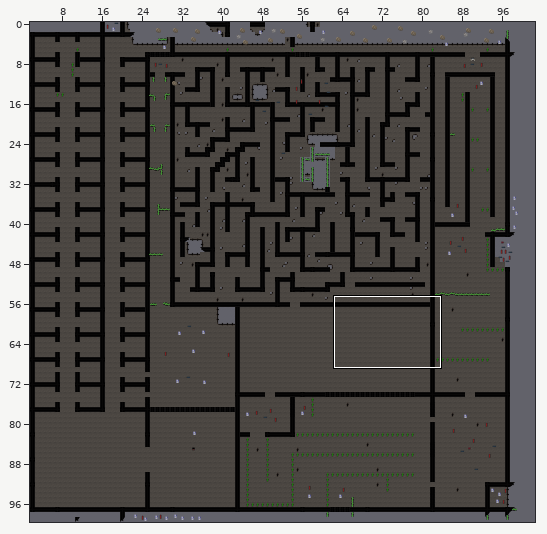
A Tiled map (JSON) gets an edit: public/maps/b_karteship.tmj. The first picture is a wide view before the edit; the outline marks the close-up.
Close-up. Before the commit:
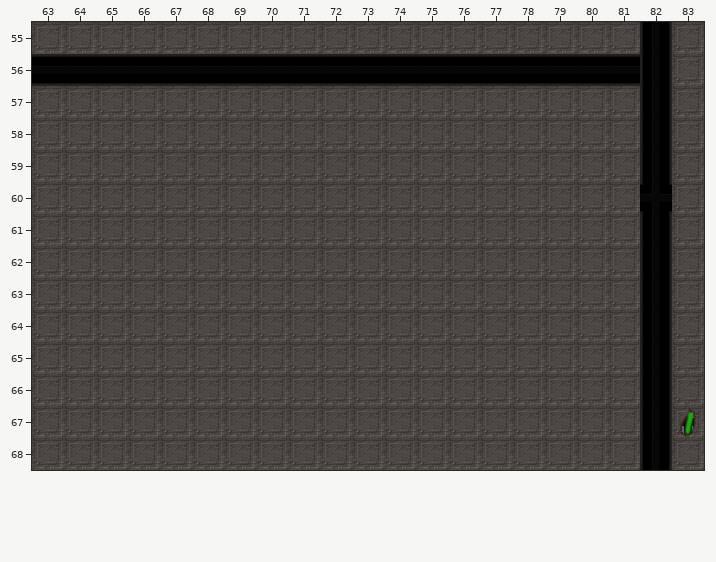
Cells are 32x32 px. Shown: x 63..83, y 55..68. The commit also changed other parts of the map, which this record leaves out.
The result:
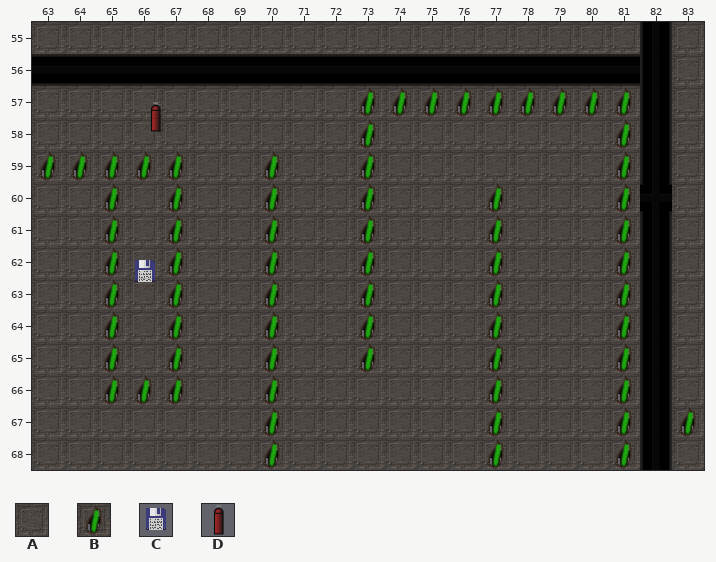
Key: from "ship": A 0, B 17, C 56, D 62.
_ is an empty cell.
Objects are placed by their top-left corner, in cells (3,4 is the top-left corner of cell 3,4); size is 1x1 cell unless given.
Tiles replaced or removed in this view: A.
Changes in this commit:
Changed rows in their new state; . is an unchanged cell.
Layer "Tile Layer 1":
first column x 63:
57 ..........BBBBBBBBB
58 ..........B.......B
59 BBBBB..B..B.......B
60 ..B.B..B..B...B...B
61 ..B.B..B..B...B...B
62 ..B.B..B..B...B...B
63 ..B.B..B..B...B...B
64 ..B.B..B..B...B...B
65 ..B.B..B..B...B...B
66 ..BBB..B......B...B
67 .......B......B...B
68 .......B......B...B
Layer "Object Layer 1":
added: D at 66.3,57.5
added: C at 66,62.3
Pixel boxes of the changes (left, top, right, bottom) in both close-ups:
changed: (360, 88, 632, 470)
added: (151, 102, 161, 132)
changed: (40, 152, 184, 406)
changed: (264, 152, 280, 470)
